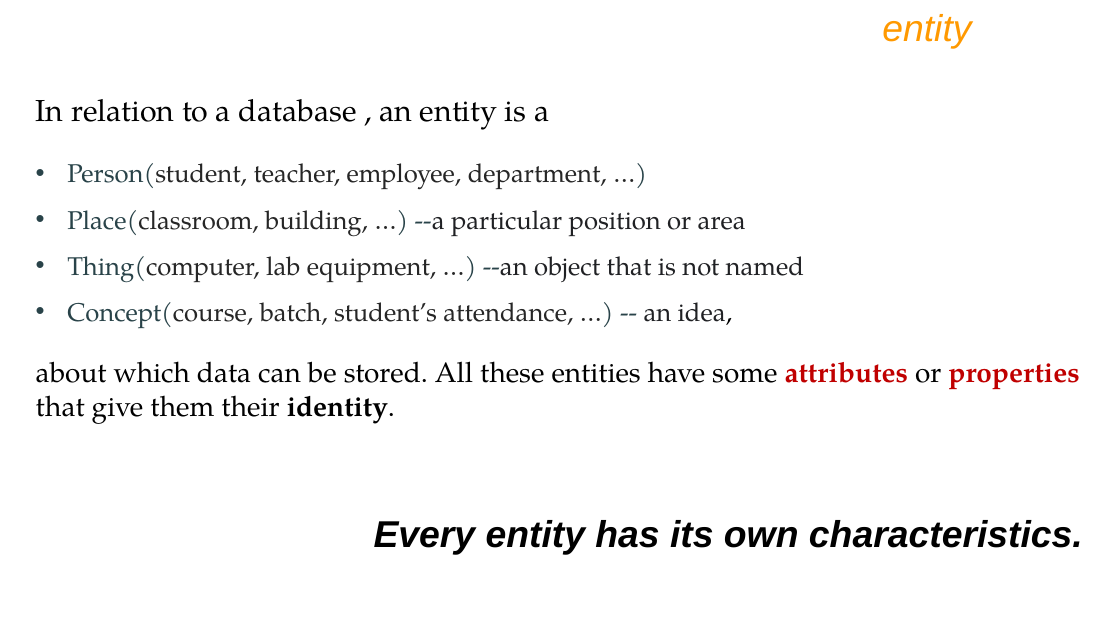
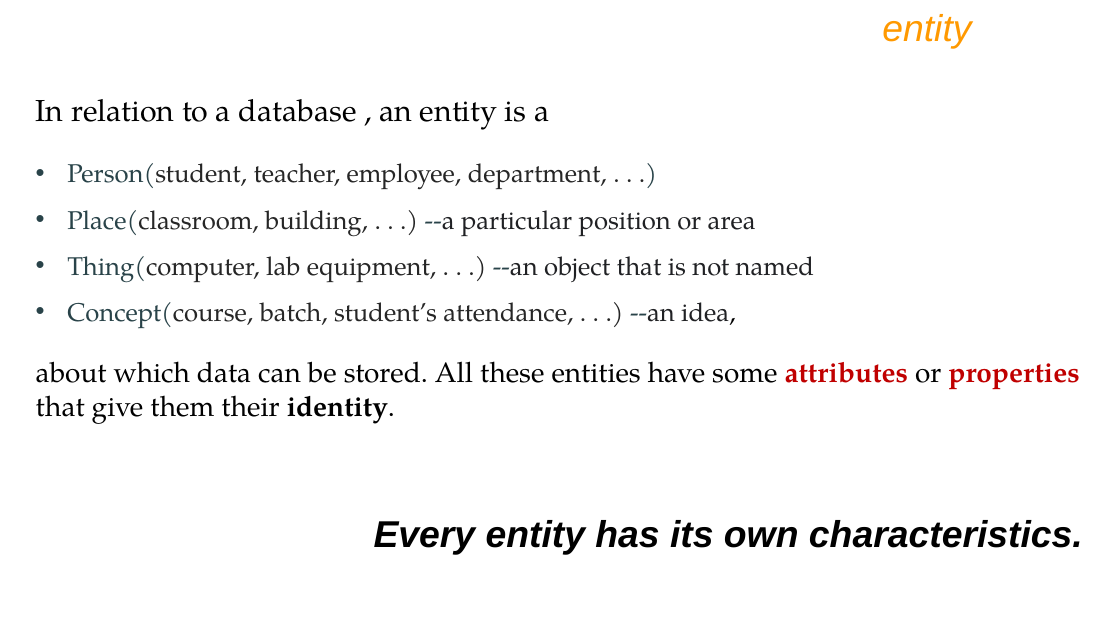
Before and after one commit to ShubhamPokale/DBMS_NOTES, a slide deck: slide 22 of IWAY MySQL PPT Ver9.pptx. Drawn at 1120x630 pixels with LibreOffice and Linux fonts; fonts in the diff are those of the drawing. Boxes give left, top, right and bottom in pixels: in the first picture for what was removed or moved away, otherwise in the second. Text is boxed around its words. In the diff, an @@ line names an element or a change of style, - is before the commit and + after.

```diff
--- a/IWAY MySQL PPT Ver9.pptx
+++ b/IWAY MySQL PPT Ver9.pptx
@@ text at (67,163,814,329): text changed @@
-• Person(student, teacher, employee, department, …)
-• Place(classroom, building, …) --a particular position or area
-• Thing(computer, lab equipment, …) --an object that is not named
-• Concept(course, batch, student’s attendance, …) -- an idea,
+• Person(student, teacher, employee, department, . . .)
+• Place(classroom, building, . . .) --a particular position or area
+• Thing(computer, lab equipment, . . .) --an object that is not named
+• Concept(course, batch, student’s attendance, . . .) --an idea,
```
Also in this commit, not shown: 34 other slides changed, 39 slides added, 65 slides removed, 6 other files.
